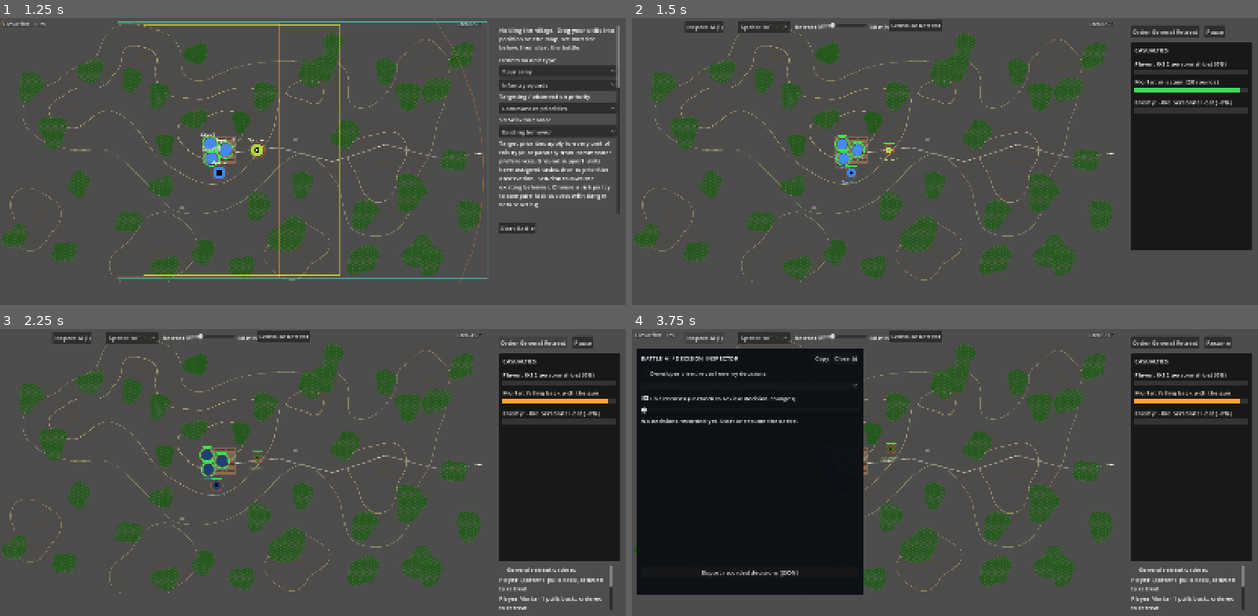
Above: before the commit, frames 1-4 (two rows, left to right).
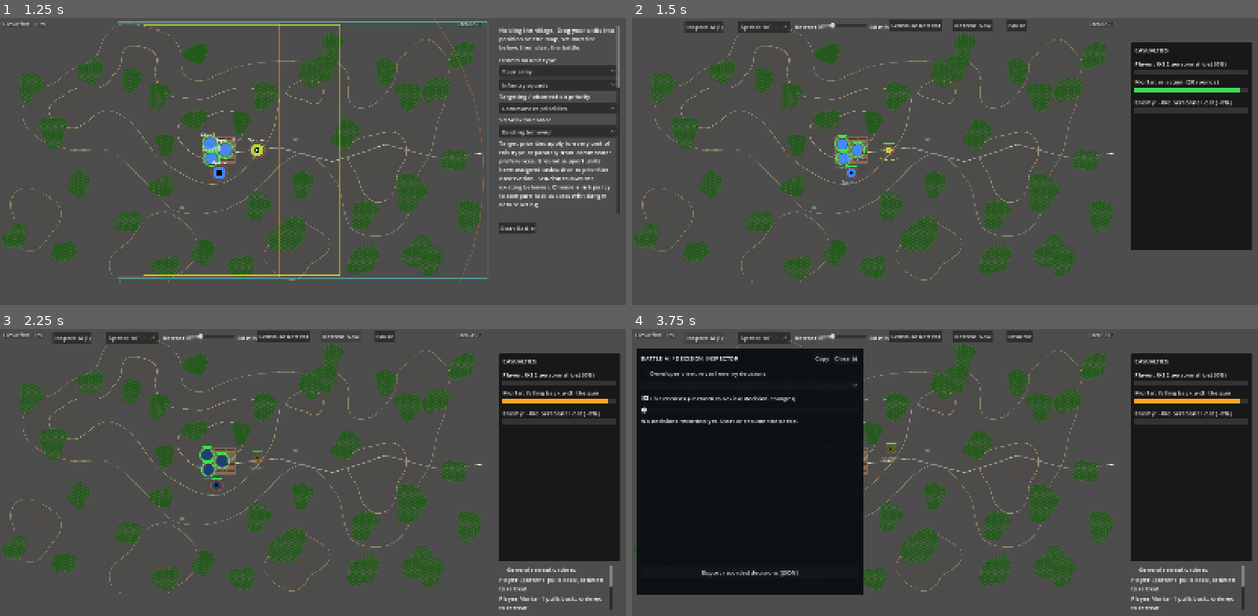
Above: after the commit, the same moments.

Repository: verybadcat/Drones
Game: Godot game, scene res://scenes/Main.tscn
Same seed, same stepped clock (60 frames per second), same inputs: the game is played once before the commit and once after it.
Inputs:
- Up to frame 1 (1.25 s): click "Choose" at 0.5 s
- Up to frame 2 (1.5 s): click "Start Battle" at 1.25 s
- Up to frame 3 (2.25 s): click "Order General Retreat" (after the commit: "Retreat Now") at 2 s
- Up to frame 4 (3.75 s): click "Pause" at 2.75 s; click "Inspect AI (i)" at 3.5 s

Frame 1 is identical in both runs. In frame 2, 0.9% of the frame differs, in the area x 51-95%, y 0-7%; in frame 3, 0.4%; in frame 4, 0.9%, in the area x 51-96%, y 0-7%.

Commit message:
Move retreat/pause buttons to the top row, rename to "Retreat Now"
Relocates the immediate-retreat and pause buttons from the sidebar to
the open strip above the map, next to the Schedule Retreat controls -
"Retreat Now" then "Pause" reading left to right after "Schedule
Retreat". Purely cosmetic; no gameplay logic changes.

Co-Authored-By: Claude Sonnet 5 <noreply@anthropic.com>

Diff:
--- a/scripts/main.gd
+++ b/scripts/main.gd
@@ -384,31 +384,16 @@
 	start_button.queue_free()
 	start_button = null
 
-	retreat_button = Button.new()
-	retreat_button.text = "Order General Retreat"
-	retreat_button.position = Vector2(GameConfig.SIDEBAR_X, 20) # measured 181x31 — see pause_button's own x below; casualty_dashboard's y below is against this row's shared height
-	retreat_button.pressed.connect(_on_retreat_pressed)
-	add_child(retreat_button)
-
-	pause_button = Button.new()
-	pause_button.text = "Pause"
-	# Same row as retreat_button (measured 181px wide) rather than a new row
-	# below it — casualty_dashboard's own fixed y (below) leaves no gap here
-	# for a further button-row's worth of height.
-	pause_button.position = Vector2(GameConfig.SIDEBAR_X + 181.0 + 14.0, 20)
-	pause_button.pressed.connect(_on_pause_pressed)
-	add_child(pause_button)
-
 	battle_manager = BattleManager.new()
 	battle_manager.battle_ended.connect(_on_battle_ended)
 	map_viewport.add_child(battle_manager)
 
 	casualty_dashboard = CasualtyDashboard.new()
-	# 20 + 31 (retreat_button's real height, shared by pause_button on the
-	# same row) + 14px breathing room. Mortar resupply requests itself
-	# automatically now (see BattleManager._update_mortar_resupply_requests)
-	# — no button for it, so this sidebar is back to the single button row
-	# it had before that was ever added, now shared by retreat + pause.
+	# retreat_button/pause_button used to share a button row here; both now
+	# live in the open strip above the map instead (see their own creation
+	# below, next to schedule_retreat_button) — the sidebar no longer has
+	# any buttons of its own, but this fixed y is kept as-is rather than
+	# reclaiming the now-empty space above it.
 	casualty_dashboard.position = Vector2(GameConfig.SIDEBAR_X, 65)
 	casualty_dashboard.setup(battle_manager)
 	add_child(casualty_dashboard)
@@ -508,6 +493,21 @@
 	schedule_retreat_button.position = Vector2(680, 4)
 	schedule_retreat_button.pressed.connect(_on_schedule_retreat_pressed)
 	add_child(schedule_retreat_button)
+
+	# The immediate order, right next to the option to schedule one for
+	# later instead — same top row, not the sidebar (see casualty_
+	# dashboard's own comment on why that row is empty now).
+	retreat_button = Button.new()
+	retreat_button.text = "Retreat Now"
+	retreat_button.position = Vector2(850, 4)
+	retreat_button.pressed.connect(_on_retreat_pressed)
+	add_child(retreat_button)
+
+	pause_button = Button.new()
+	pause_button.text = "Pause"
+	pause_button.position = Vector2(990, 4)
+	pause_button.pressed.connect(_on_pause_pressed)
+	add_child(pause_button)
 
 	# Second row: once a retreat is actually scheduled, show when (kept in
 	# sync every frame from _process, since the underlying time never
